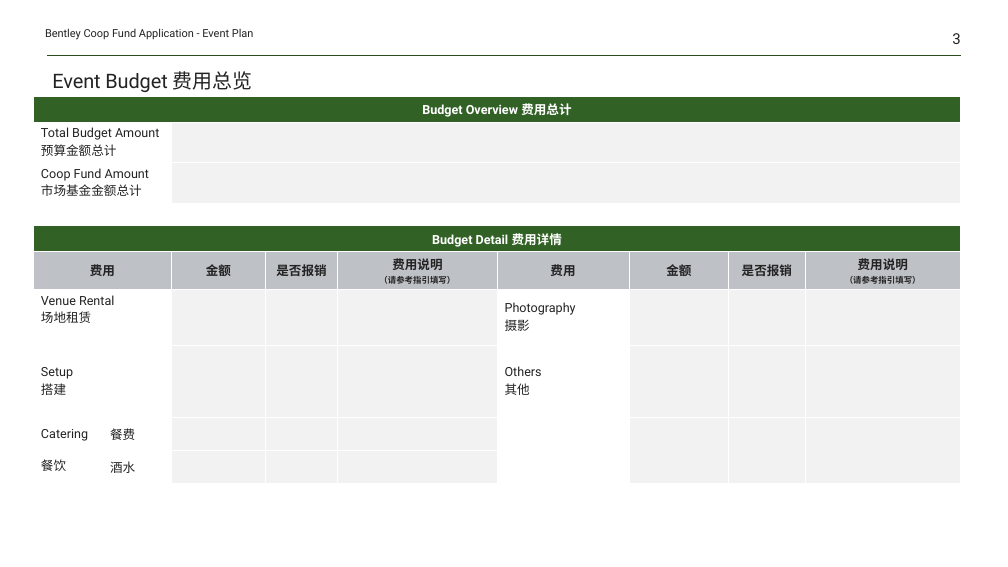
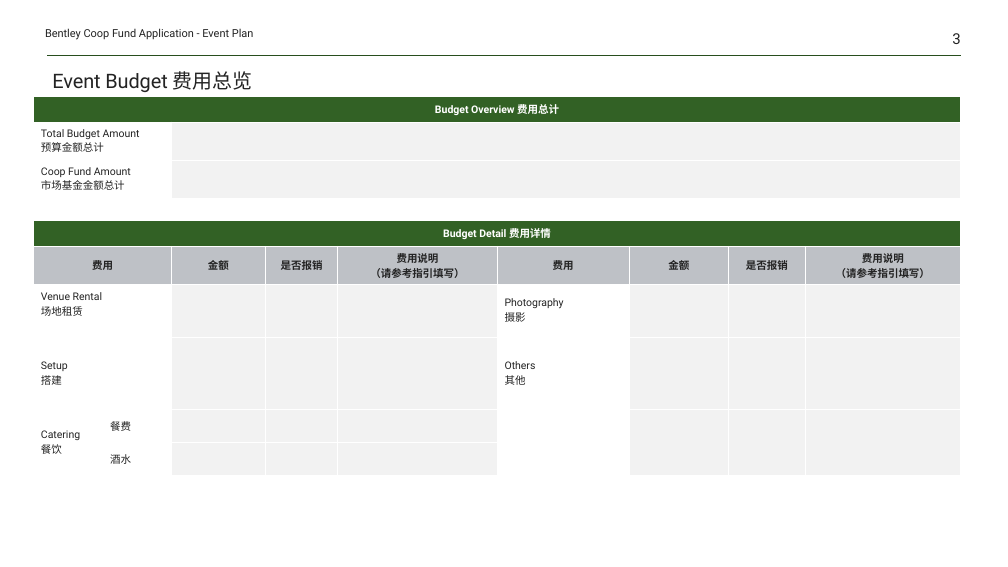
Before and after one commit to Yrtech-Tony/com.yrtech.Bentley.API.Upgrade, a slide deck: slide 3 of com.yrtech.bentleyAPI/com.yrtech.InventoryAPI/template/PlanHandOver.pptx. Drawn at 1008x567 pixels with LibreOffice and Linux fonts; fonts in the diff are those of the drawing. Boxes give left, top, right and bottom in pixels: in the first picture for what was removed or moved away, otherwise in the second. Text is boxed around its words. In the diff, an @@ line names an element or a change of style, - is before the commit and + after.

```diff
--- a/com.yrtech.bentleyAPI/com.yrtech.InventoryAPI/template/PlanHandOver.pptx
+++ b/com.yrtech.bentleyAPI/com.yrtech.InventoryAPI/template/PlanHandOver.pptx
@@ table at [33,96,960,471] @@
@@ size 12 to 10 pt in "Budget Overview 费用总计", "Total Budget Amount", "预算金额总计", "Coop Fund Amount" and 22 more places @@
@@ size 8 to 10 pt in "（请参考指引填写）", "（请参考指引填写）" @@
```
Also in this commit, not shown: 5 other slides changed, 5 other files.
